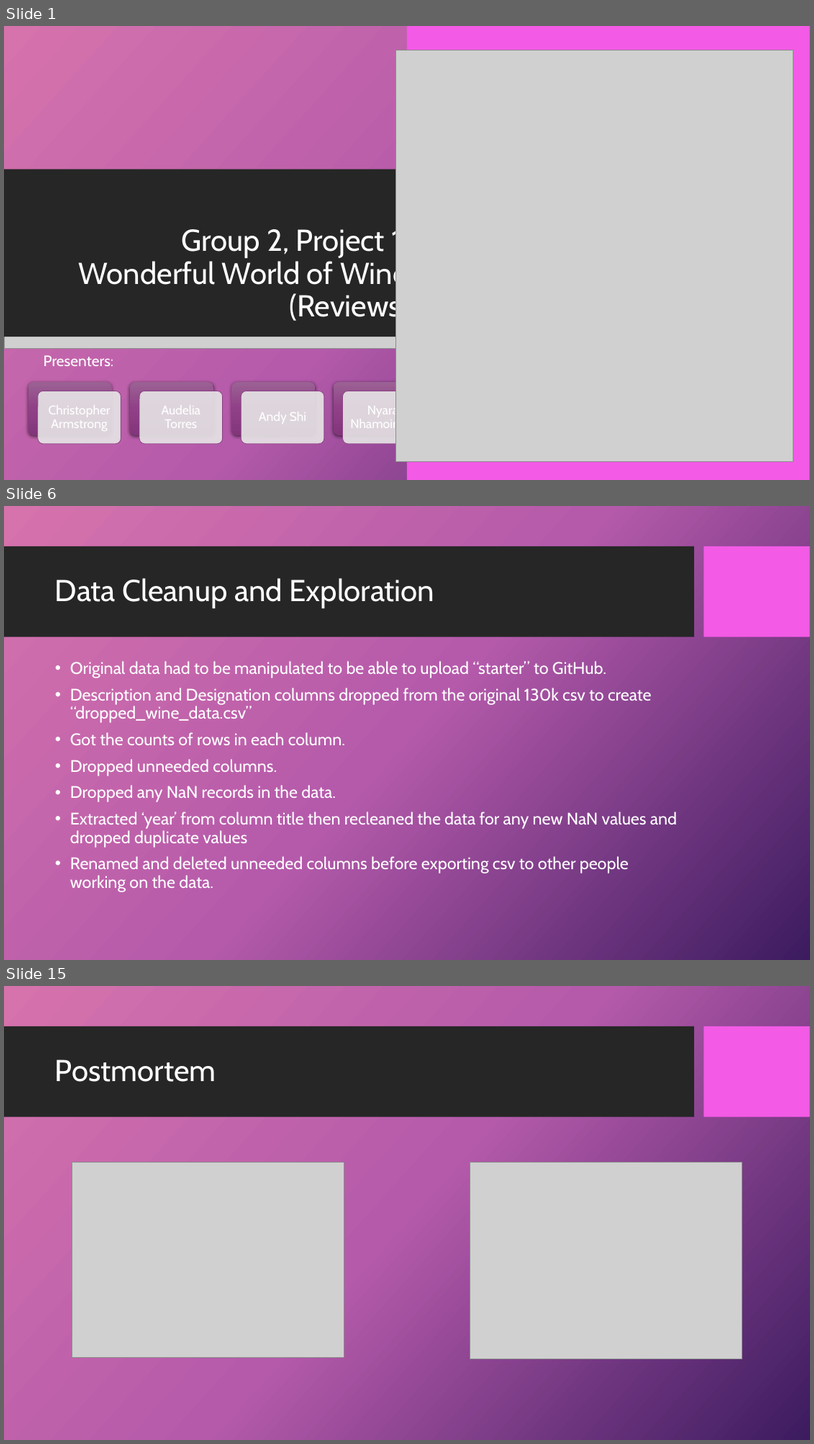
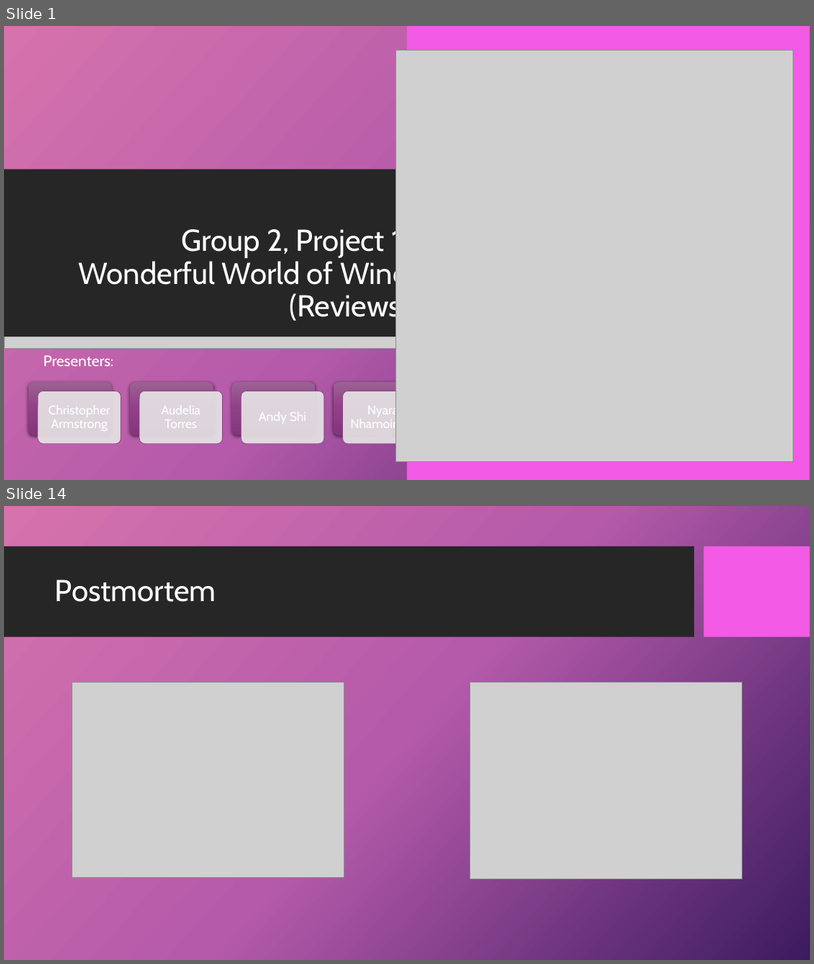
Before and after one commit to 4Reference/Project1, a slide deck: Data Science_Project 1_Group2.pptx. Shown one above the other, each under a label of ours: slides 1, 6 and 15 before the commit, slides 1 and 14 after it; the slides between them are not shown. The pictures are 814x1444 and 814x964 pixels, drawn with LibreOffice and Linux fonts; fonts in the diff are those of the drawing; grey boxes stand for pictures; background and template pictures are left out. Boxes give left, top, right and bottom in pixels: in the first picture for what was removed or moved away, otherwise in the second. Text is boxed around its words. In the diff, an @@ line names an element or a change of style, - is before the commit and + after.

```diff
--- a/Data Science_Project 1_Group2.pptx
+++ b/Data Science_Project 1_Group2.pptx
@@ slide 6 removed at [4, 506, 810, 960], background picture (left out); not listed: 2 template elements that a slide beside it also shows @@
@@ title removed at [55, 578, 435, 608] @@
-Data Cleanup and Exploration
@@ text removed at [70, 661, 677, 892] @@
-• Original data had to be manipulated to be able to upload “starter” to GitHub.
-• Description and Designation columns dropped from the original 130k csv to create “dropped_wine_data.csv”
-• Got the counts of rows in each column.
-• Dropped unneeded columns.
-• Dropped any NaN records in the data.
-• Extracted ‘year’ from column title then recleaned the data for any new NaN values and dropped duplicate values
-• Renamed and deleted unneeded columns before exporting csv to other people working on the data.
@@ what was slide 15 is now slide 14 @@
```
Also in this commit, not shown: 7 slides changed, 5 slides added, 5 other slides removed.
